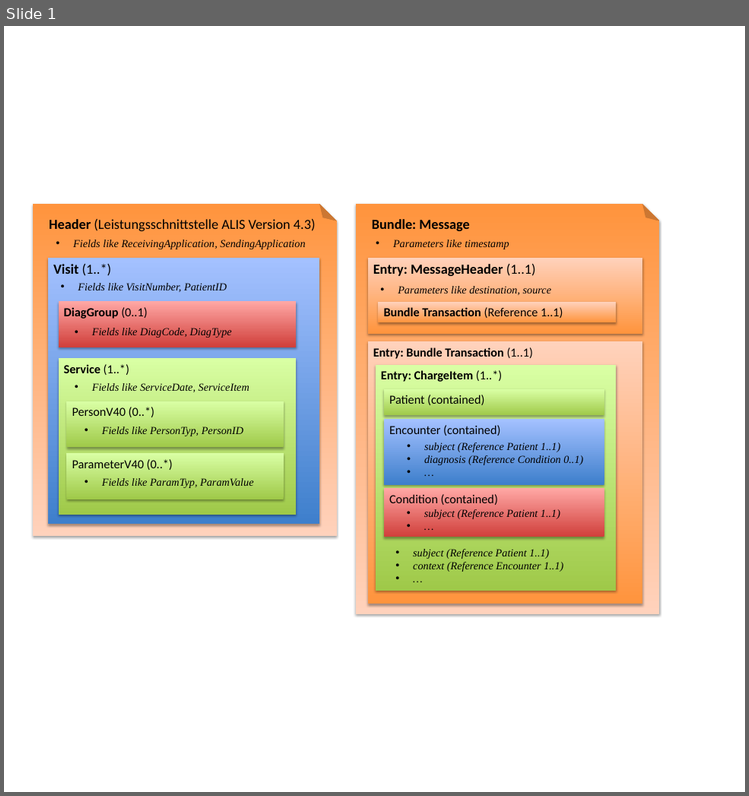
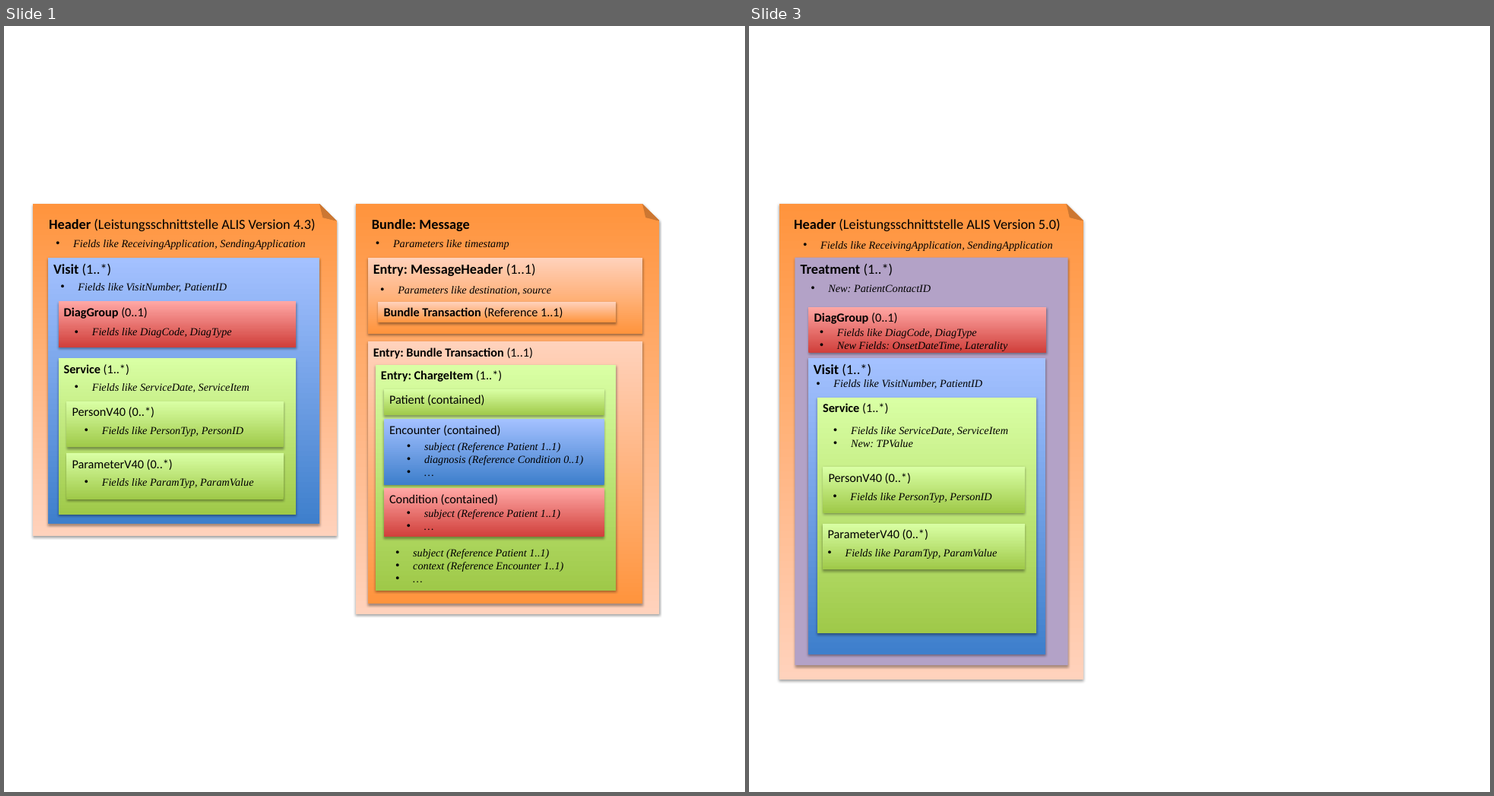
Before and after one commit to ahdis/ch-alis, a slide deck: prents_ch-alis.pptx. Shown side by side, each under a label of ours: slide 1 before the commit, slides 1 and 3 after it; the slides between them are not shown. The pictures are 749x796 and 1494x796 pixels, drawn with LibreOffice and Linux fonts; fonts in the diff are those of the drawing. Boxes give left, top, right and bottom in pixels: in the first picture for what was removed or moved away, otherwise in the second. Text is boxed around its words. In the diff, an @@ line names an element or a change of style, - is before the commit and + after.

```diff
--- a/prents_ch-alis.pptx
+++ b/prents_ch-alis.pptx
@@ slide 3 added at (749,26,1490,792), background #FFFFFF @@
@@ folded corner added at (779,204,1083,680), fill gradient #FF953E to #FFD2BD @@
@@ text added at (794,219,1061,231), 18 pt, text #000000 @@
+Header (Leistungsschnittstelle ALIS Version 5.0)
@@ text added at (820,241,1052,251), 14 pt, text #000000, italic @@
+• Fields like ReceivingApplication, SendingApplication
@@ rectangle added at (795,257,1068,664), fill #B3A2C7, 18 pt, text #000000, bold @@
+Treatment (1..*)
@@ text added at (828,284,931,292), 14 pt, text #000000, italic @@
+• New: PatientContactID
@@ rectangle added at (808,306,1046,352), fill gradient #D1403C to #FFA6A5, 16 pt, text #000000, bold @@
+DiagGroup (0..1)
@@ text added at (837,328,1007,351), 14 pt, text #000000, italic @@
+• Fields like DiagCode, DiagType
+• New Fields: OnsetDateTime, Laterality
@@ rectangle added at (808,358,1045,655), fill gradient #3F80CE to #A4C4FF, 18 pt, text #000000 @@
+Visit (1..*)
@@ text added at (833,379,982,389), 14 pt, text #000000, italic @@
+• Fields like VisitNumber, PatientID
@@ rectangle added at (817,398,1036,633), fill gradient #A0CA4A to #DAFFA5, 16 pt, text #000000, bold @@
+Service (1..*)
@@ text added at (851,427,1008,447), 14 pt, text #000000, italic @@
+• Fields like ServiceDate, ServiceItem
+• New: TPValue
@@ rectangle added at (823,467,1025,512), fill gradient #A0CA4A to #DAFFA5, 16 pt, text #000000 @@
+PersonV40 (0..*)
@@ text added at (850,493,991,503), 14 pt, text #000000, italic @@
+• Fields like PersonTyp, PersonID
@@ rectangle added at (823,524,1025,569), fill gradient #A0CA4A to #DAFFA5, 16 pt, text #000000 @@
+ParameterV40 (0..*)
@@ text added at (846,549,997,559), 14 pt, text #000000, italic @@
+• Fields like ParamTyp, ParamValue
```
Also in this commit, not shown: 1 slide changed, 5 other files.
